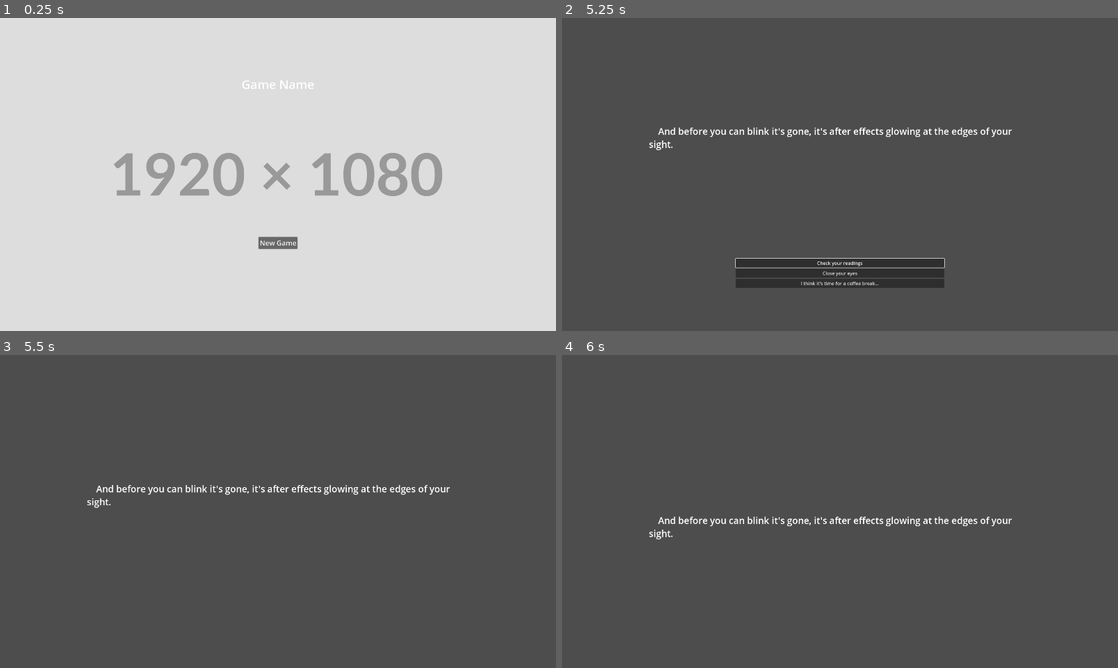
Above: before the commit, frames 1-4 (two rows, left to right).
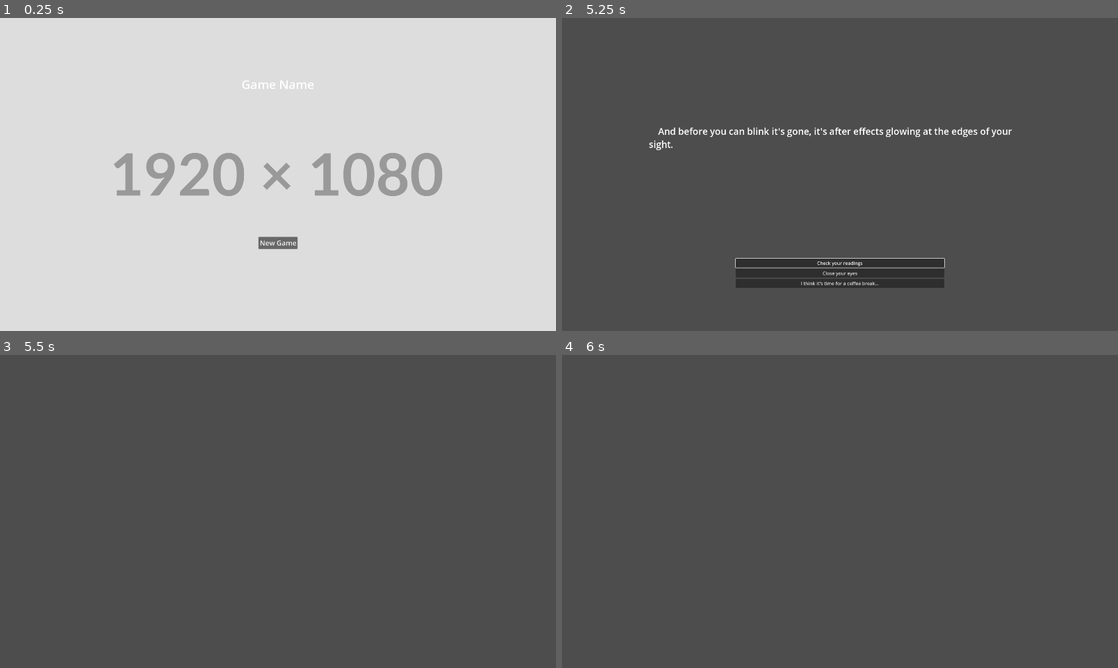
Above: after the commit, the same moments.

Repository: ReneJSchwartz/quantum-jam-2025-choose-your-own-adventure
Game: Godot game, scene res://scenes/game_tree.tscn
The game is run twice, just before and just after one commit, with the same random seed, the same clock (stepped at 60 frames per second) and the same inputs.
Inputs:
- Up to frame 1 (0.25 s): no input
- Up to frame 2 (5.25 s): click "New Game" at 0.5 s; tap Enter (ui_accept) at 1.25, 1.52, 2.27, 2.75, 3.77, 4.25, 4.52, 5 s
- Up to frame 3 (5.5 s): tap Enter (ui_accept) at 5.27 s
- Up to frame 4 (6 s): no input

Frames 1-2 are identical in both runs. In frame 3, 0.7% of the frame differs, in the area x 15-81%, y 41-49%; in frame 4, 0.7%, in the area x 15-81%, y 51-59%.

Commit message:
feat: add dialogue on end callback
- also fix dialogue end shift that happened on hide_dialogue_overlay()

Diff:
--- a/godot_project/scenes/ui/dialogue_ui.tscn
+++ b/godot_project/scenes/ui/dialogue_ui.tscn
@@ -9,7 +9,14 @@
 
 [node name="DialogueUiManager" type="Node" parent="Scripts" node_paths=PackedStringArray("ui_container", "text_area", "speaker_name", "dialogue_options")]
 script = ExtResource("1_y3syv")
+play_sound_pattern = null
+on_skip_dialogue_jump_instantly_to_end = null
+dialogue_skip_speed_multiplier = null
 text_speeds_slow_normal_fast = Array[float]([10.0, 15.0, 20.0])
+delay_before_writing_speaker_name = null
+delay_after_speaker_name = null
+test_show_overlay = null
+test_hide_overlay = null
 ui_container = NodePath("../../ContainerScrollView")
 text_area = NodePath("../../ContainerScrollView/MarginContainer/VBoxContainer/MarginContainer/ScrollingDialogueBox")
 speaker_name = NodePath("../../ContainerPageView/SpeakerName")
--- a/godot_project/source/dialogue/dialogue.gd
+++ b/godot_project/source/dialogue/dialogue.gd
@@ -11,6 +11,7 @@
 var steps: Array[DialogueStep] = []
 ## Stores temporary options that can be fed to add_options()
 var temp_options: Array[DialogueOption]
+var on_dialogue_end_callback: Callable = func(): pass
 static var instance: Dialogue
 
 func _init():
@@ -55,6 +56,8 @@
 ## dialogue.
 func continue_dialogue():
 	if len(steps) <= current_dialogue_step:
+		on_dialogue_end_callback.call()
+		on_dialogue_end_callback = func(): pass
 		DialogueUiManager.instance.hide_dialogue_overlay()
 		dialogue_running = false
 		steps = []
--- a/godot_project/source/dialogue/dialogue_ui_manager.gd
+++ b/godot_project/source/dialogue/dialogue_ui_manager.gd
@@ -106,17 +106,17 @@
 
 func hide_dialogue_overlay(instantly: bool = false) -> void:
 	print(hide_dialogue_overlay.get_method().get_basename())
-
-	if instantly:
-		ui_container.position = Vector2(0, container_down_y_position_that_hides_player_options)
-		return
-
-	var tween = get_tree().create_tween()
-	tween.tween_property(
-		ui_container,
-		"position",
-		Vector2(0, container_down_y_position_that_hides_player_options),
-		hide_tween_duration)
+	ui_container.visible = false
+	#if instantly:
+		#ui_container.position = Vector2(0, container_down_y_position_that_hides_player_options)
+		#return
+	#
+	#var tween = get_tree().create_tween()
+	#tween.tween_property(
+		#ui_container,
+		#"position",
+		#Vector2(0, container_down_y_position_that_hides_player_options),
+		#hide_tween_duration)
 
 ## Handles runtime testing functions.
 func _process(_delta: float):
